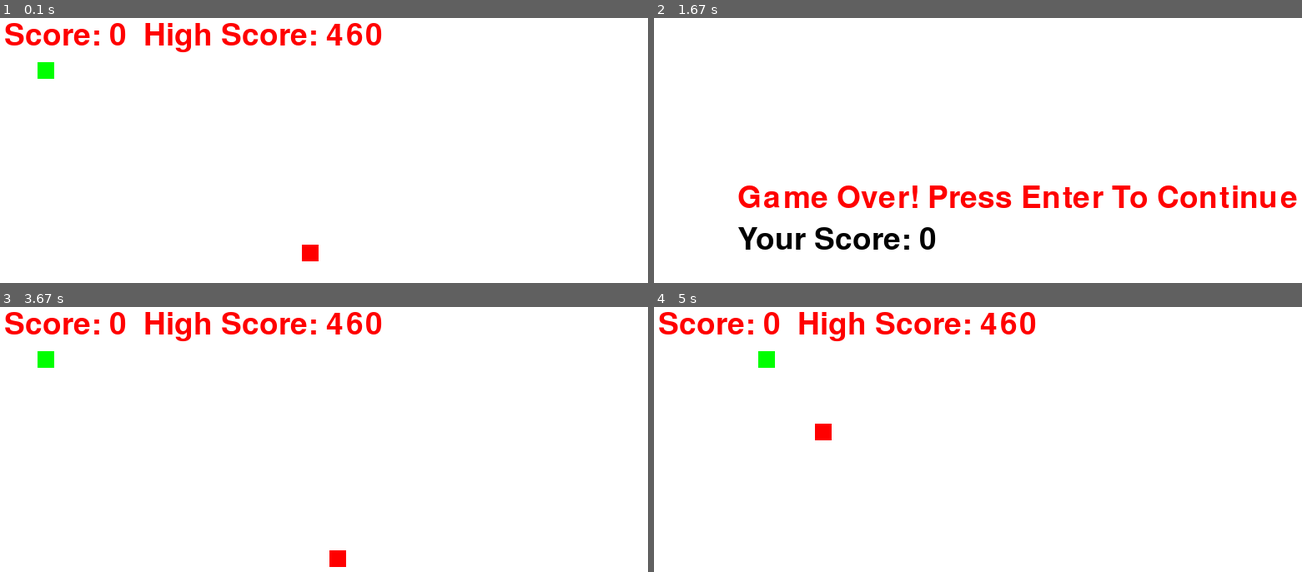
Above: before the commit, frames 1-4 (two rows, left to right).
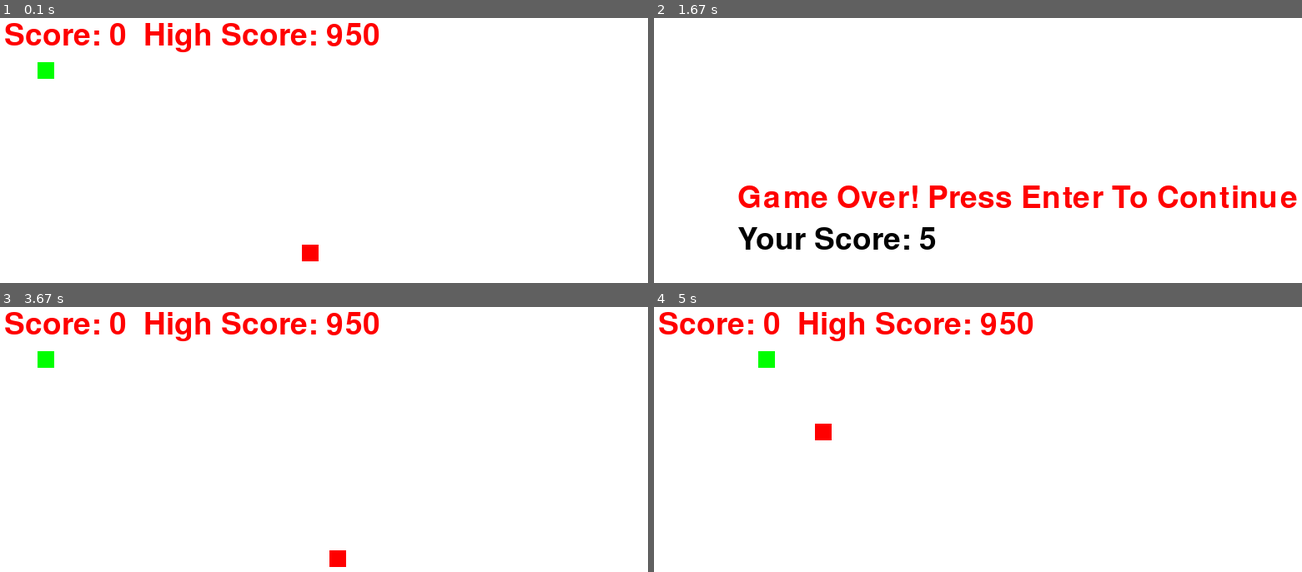
Above: after the commit, the same moments.

Repository: chirag-soni23/Snake-game--Pygame-
Game: pygame game, started from SnakeGame.py
Two runs of this game, one before a commit and one after it. Both use one fixed random seed, a clock stepped at 60 frames per second and the inputs below.
Inputs:
- Up to frame 1 (0.1 s): no input
- Up to frame 2 (1.67 s): hold Q 0.33-0.8 s; hold Right 0.33-0.8 s; hold Up from 1.33 s (still down)
- Up to frame 3 (3.67 s): release Up at 1.8 s; tap Enter at 2.33, 3.57 s; hold Left 2.67-3.2 s
- Up to frame 4 (5 s): hold Left 3.9-4.3 s; hold Up 4.33-4.7 s; tap Enter at 4.48 s; hold Right from 4.73 s (still down)

The runs differ from the first frame. In frame 1, 0.4% of the frame differs, in the area x 50-59%, y 1-11%; in frame 2, less than 0.1%; in frame 3, 0.4%; in frame 4, 0.4%.

Commit message:
snake game

Diff:
--- a/SnakeGame.py
+++ b/SnakeGame.py
@@ -97,7 +97,8 @@
                     if event.key == pygame.K_DOWN:
                         velocity_y = init_velocity
                         velocity_x = 0
-
+                    if event.key == pygame.K_q:
+                        score += 5
             snake_x += velocity_x
             snake_y += velocity_y
 
--- a/hiscore.txt
+++ b/hiscore.txt
@@ -1 +1 @@
-460
+950
